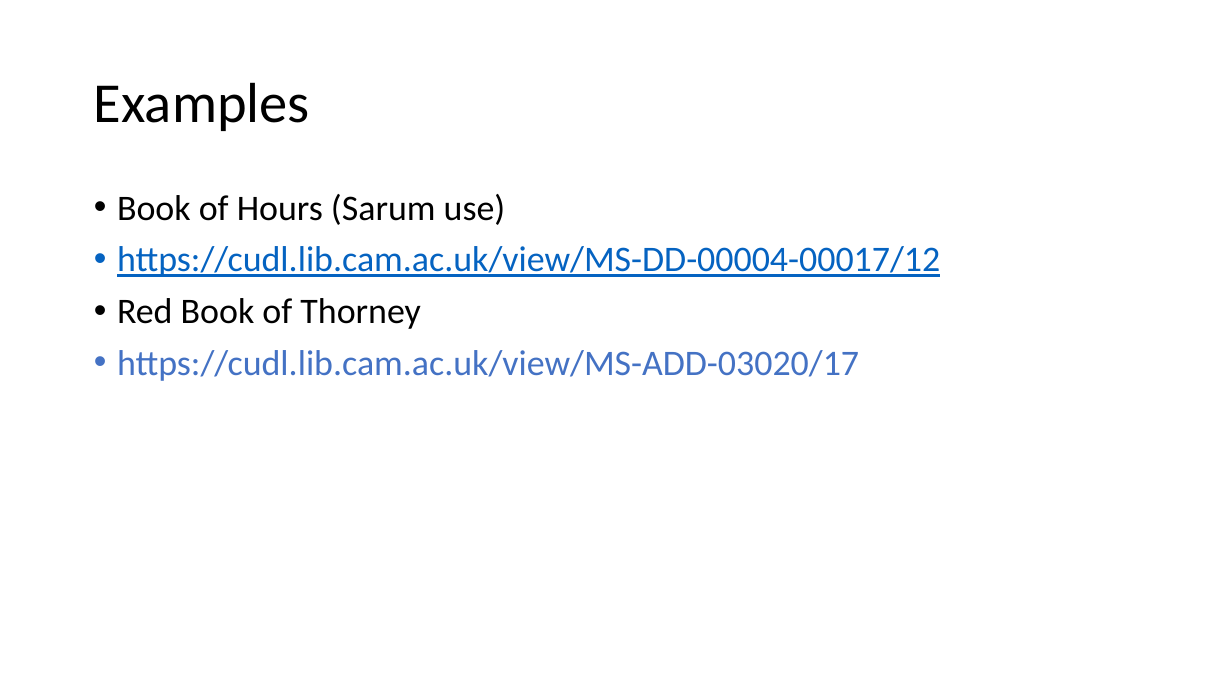
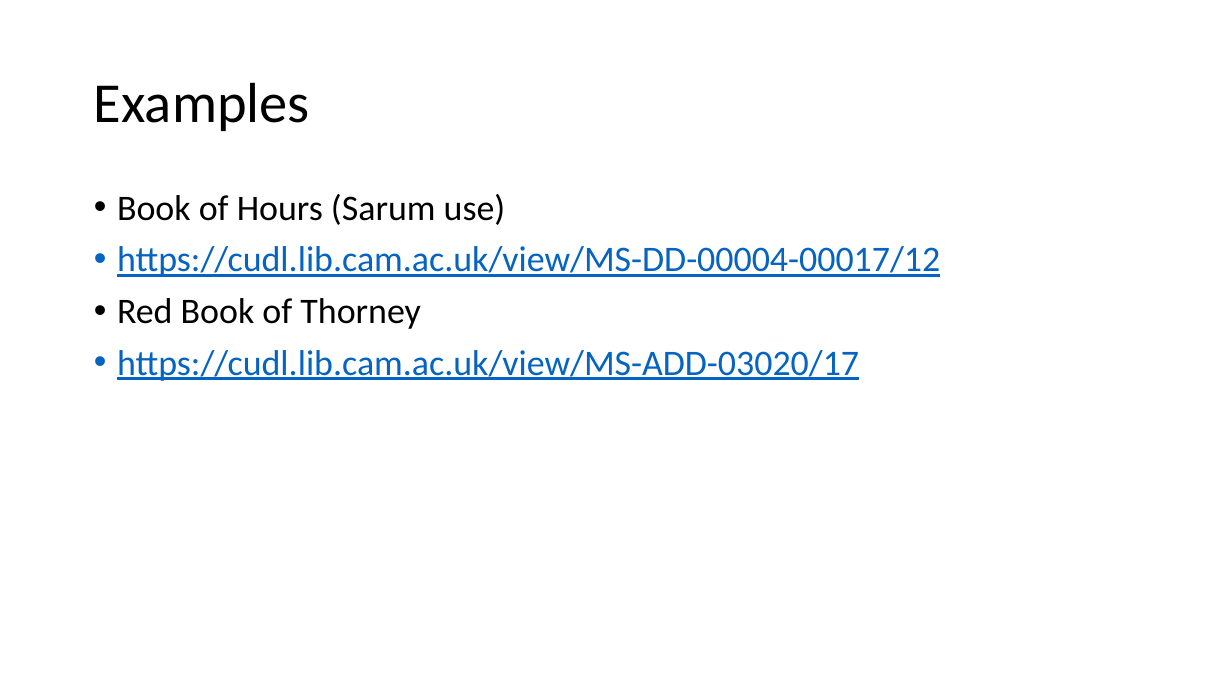
Before and after one commit to eifionjones/dhoxss-2017, a slide deck: slide 27 of dhoxss-2017-msDesc-jones.pptx (slide 24 before the commit). Drawn at 1232x693 pixels with LibreOffice and Linux fonts; fonts in the diff are those of the drawing. Boxes give left, top, right and bottom in pixels: in the first picture for what was removed or moved away, otherwise in the second. Text is boxed around its words. In the diff, an @@ line names an element or a change of style, - is before the commit and + after.

```diff
--- a/dhoxss-2017-msDesc-jones.pptx
+++ b/dhoxss-2017-msDesc-jones.pptx
@@ text at bbox=[117, 350, 859, 381]: text colour #4472C4 to #0563C1, underline on in "https://cudl.lib.cam.ac.uk/view/MS-ADD-03020/17" @@
```
Also in this commit, not shown: 2 other slides changed, 11 slides added, 2 other files.
